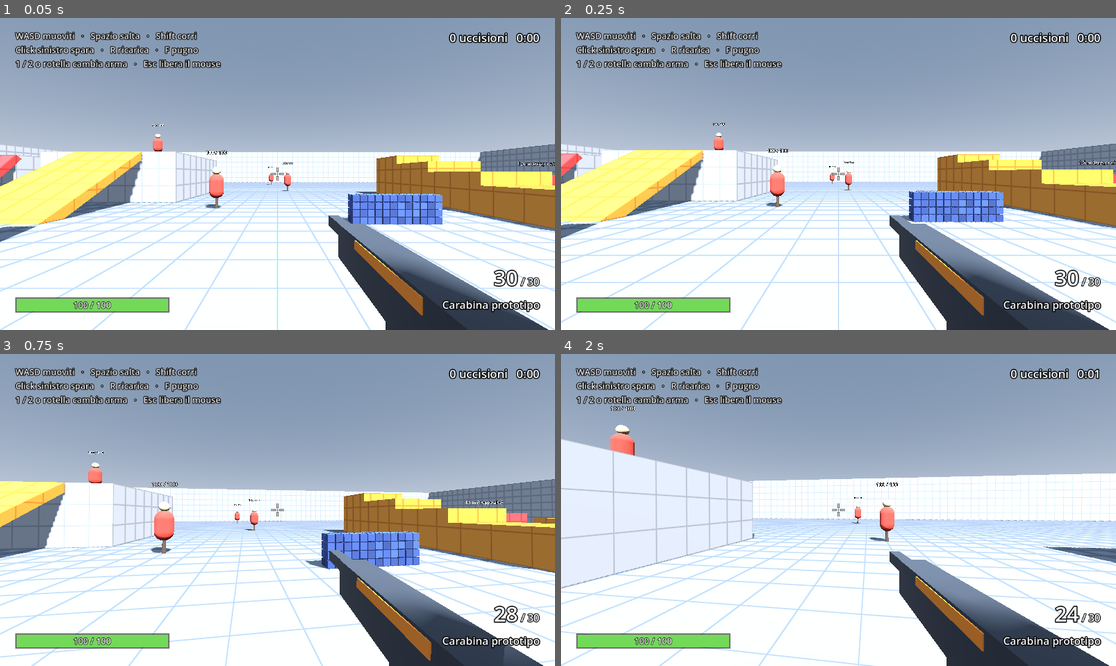
Above: before the commit, frames 1-4 (two rows, left to right).
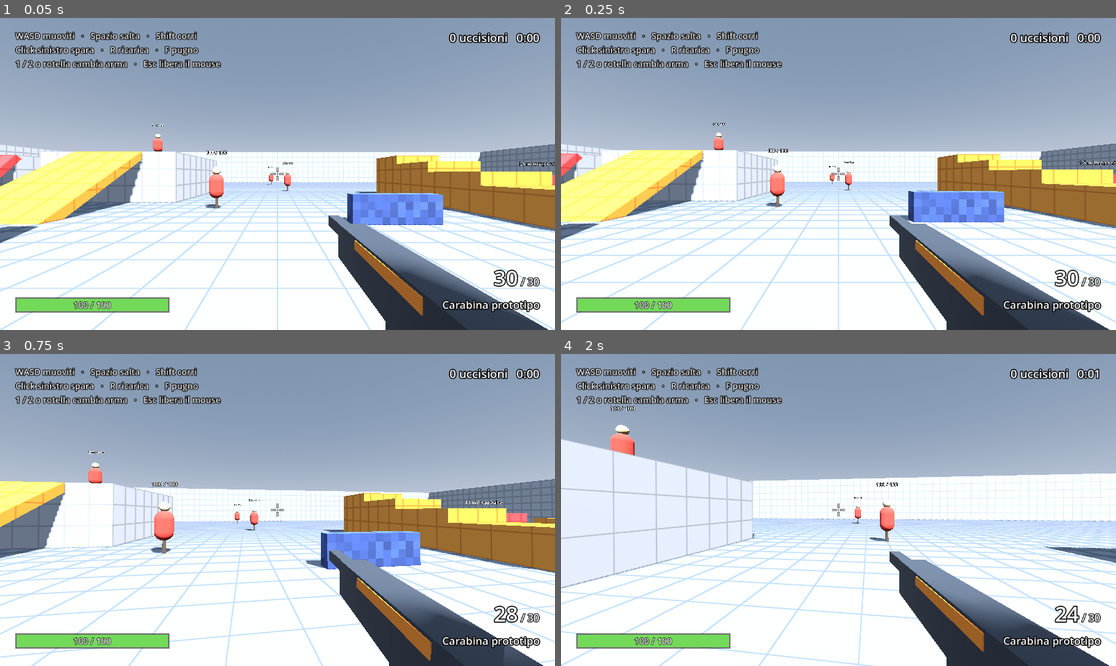
Above: after the commit, the same moments.

Repository: AntoSeguino2018/Project-Zombie
Game: Godot game, scene res://game/levels/test_level.tscn
Same seed, same stepped clock (60 frames per second), same inputs: the game is played once before the commit and once after it.
Inputs (mouse positions are in pixels of both pictures, inside the frame that each line leads up to):
- Up to frame 1 (0.05 s): no input
- Up to frame 2 (0.25 s): no input
- Up to frame 3 (0.75 s): tap Enter at 0.5 s; move the mouse to (305, 510) at 0.52 s; press the mouse at (305, 510) at 0.53 s; hold W (move_forward) from 0.53 s (still down)
- Up to frame 4 (2 s): keep holding W (move_forward); tap Space (jump) at 0.77, 1.52 s; move the mouse to (810, 510) at 1.27 s; release the mouse at (810, 510) at 1.28 s; tap F (melee) at 1.35 s

The runs differ from the first frame. In frame 1, 0.5% of the frame differs, in the area x 0-80%, y 56-73%; in frame 2, 0.4%; in frame 3, 0.4%; in frame 4, nothing differs.

Commit message:
Distruttibilità: muri compatti e macerie spostabili per 10 s
- Blocchi senza fessure: il muro sembra compatto, i blocchi si distinguono
  solo dalle sfumature
- I pezzi restano fisici per 10 s dopo aver toccato terra: giocatori e zombie
  li spingono camminando (senza esserne bloccati), le esplosioni li
  rilanciano; poi diventano macerie immobili e permanenti
- Fino a 300 pezzi fisici insieme; creazione e trasformazione in macerie
  distribuite su più tick

Co-Authored-By: Claude Opus 5.5 <noreply@anthropic.com>

Diff:
--- a/game/levels/destructible/destructible_blocks.gd
+++ b/game/levels/destructible/destructible_blocks.gd
@@ -41,8 +41,9 @@
 	set(value):
 		color_variation = value
 		_rebuild()
-## Fessura visibile tra i blocchi, in metri.
-@export var gap := 0.03:
+## Fessura visibile tra i blocchi, in metri (0 = muro compatto; i blocchi si
+## distinguono solo dalle sfumature di colore).
+@export var gap := 0.0:
 	set(value):
 		gap = value
 		_rebuild()
@@ -282,7 +283,7 @@
 		return false
 	var piece_color := color * (1.0 + randf_range(-color_variation, color_variation))
 	piece_color.a = 1.0
-	return RubbleField.of(self).spawn(Transform3D(global_basis, at), block_size * 0.9, piece_color, velocity)
+	return RubbleField.of(self).spawn(Transform3D(global_basis, at), block_size * 0.95, piece_color, velocity)
 
 
 ## Nuvola di polvere per i blocchi che non diventano detriti.
--- a/game/levels/destructible/rubble_field.gd
+++ b/game/levels/destructible/rubble_field.gd
@@ -1,34 +1,41 @@
 class_name RubbleField
 extends Node3D
-## Macerie del livello. I pezzi delle strutture distrutte volano come corpi
-## fisici; quando si fermano diventano macerie permanenti, disegnate tutte
-## insieme (MultiMesh) e senza più costo per la fisica. Così restano a terra
-## per sempre senza appesantire il gioco.
+## Macerie del livello. I pezzi delle strutture distrutte sono corpi fisici:
+## volano, cadono e, dopo aver toccato terra, restano spostabili per
+## SETTLE_TIME secondi (giocatori e zombie li spingono camminando, le
+## esplosioni li rilanciano). Poi diventano macerie immobili e permanenti,
+## disegnate tutte insieme (MultiMesh) senza più costo per la fisica.
 ## Ce n'è una per livello, creata alla prima distruzione: RubbleField.of(nodo).
-## Le macerie ferme sono solo visive: giocatori e zombie ci passano attraverso,
-## come già succede con i pezzi in volo.
+## I pezzi non bloccano mai giocatori e zombie: ci passano attraverso spingendoli.
 
-## Pezzi in volo al massimo nello stesso momento (contando quelli in coda).
-const MAX_FLYING := 160
+## Pezzi fisici al massimo nello stesso momento (contando quelli in coda).
+const MAX_ACTIVE := 300
 ## Pezzi creati al massimo per tick: un grosso crollo si distribuisce su qualche
 ## tick invece di bloccare un singolo frame.
 const SPAWN_PER_TICK := 30
+## Pezzi trasformati in macerie al massimo per tick, per lo stesso motivo.
+const SETTLE_PER_TICK := 30
+## Secondi in cui un pezzo resta spostabile dopo aver toccato terra.
+const SETTLE_TIME := 10.0
+## Un pezzo che non tocca mai nulla (es. incastrato in aria) si ferma comunque dopo
+## questi secondi.
+const MAX_LIFETIME := 30.0
 ## Macerie ferme per ogni MultiMesh; quando è piena se ne crea un'altra.
 const BATCH_SIZE := 2048
-## Un pezzo si considera fermo sotto questa velocità, in m/s...
-const REST_SPEED := 0.15
-## ...e comunque diventa maceria dopo questi secondi di volo.
-const MAX_FLIGHT_TIME := 6.0
 ## Sotto questa quota il pezzo è caduto fuori dal livello: non diventa maceria.
 const LOST_HEIGHT := -50.0
+## I pezzi urtano il mondo e vengono spinti da giocatori e zombie (che invece
+## non urtano i pezzi). Tra loro non si urtano, per non appesantire la fisica.
+const PIECE_MASK := 1 | 2 | 4
 
-## Pezzi in volo: [corpo, colore, lato, secondi di volo].
-var _flying: Array = []
+## Pezzi fisici: [corpo, colore, lato, secondi di vita, secondi da quando ha
+## toccato terra (-1 = non ancora)].
+var _active: Array = []
 ## Pezzi in attesa di essere creati: [trasformazione, lato, colore, velocità].
 var _pending: Array = []
 ## Lato del pezzo -> MultiMeshInstance3D delle macerie ferme di quel lato.
 var _batches := {}
-## Colore -> materiale dei pezzi in volo (pochi colori, materiali condivisi).
+## Colore -> materiale dei pezzi fisici (pochi colori, materiali condivisi).
 var _materials := {}
 
 
@@ -44,14 +51,15 @@
 
 
 func can_spawn() -> bool:
-	return _flying.size() + _pending.size() < MAX_FLYING
+	return _active.size() + _pending.size() < MAX_ACTIVE
 
 
-## Pezzi in volo, compresi quelli in coda.
-func flying_count() -> int:
-	return _flying.size() + _pending.size()
+## Pezzi ancora fisici (in volo o spostabili a terra), compresi quelli in coda.
+func active_count() -> int:
+	return _active.size() + _pending.size()
 
 
+## Macerie diventate immobili.
 func rubble_count() -> int:
 	var total := 0
 	for batches in _batches.values():
@@ -61,7 +69,7 @@
 
 
 ## Lancia un pezzo cubico di lato size dalla posizione e rotazione indicate
-## (entro pochi tick). Restituisce falso se ci sono già troppi pezzi in volo.
+## (entro pochi tick). Restituisce falso se ci sono già troppi pezzi fisici.
 func spawn(start: Transform3D, size: float, color: Color, velocity: Vector3) -> bool:
 	if not can_spawn():
 		return false
@@ -69,11 +77,28 @@
 	return true
 
 
+## Spinge via dal centro i pezzi ancora fisici entro radius (esplosioni):
+## velocità speed vicino al centro, sempre meno verso il bordo.
+func push_sphere(center: Vector3, radius: float, speed: float) -> void:
+	for item in _active:
+		var body: RigidBody3D = item[0]
+		var offset := body.global_position - center
+		var distance := offset.length()
+		if distance > radius:
+			continue
+		var away := offset / distance if distance > 0.01 else Vector3.UP
+		# Un impulso sveglia anche i pezzi fermi (una velocità impostata a mano no).
+		body.apply_central_impulse((away + Vector3.UP * 0.5) * speed * (1.0 - distance / radius) * body.mass)
+
+
 func _create_piece(start: Transform3D, size: float, color: Color, velocity: Vector3) -> void:
 	var body := RigidBody3D.new()
 	body.collision_layer = DestructibleBlocks.LAYER_DEBRIS
-	body.collision_mask = DestructibleBlocks.LAYER_WORLD
+	body.collision_mask = PIECE_MASK
 	body.mass = 1.0
+	# Serve per sapere quando tocca terra.
+	body.contact_monitor = true
+	body.max_contacts_reported = 1
 	var shape := CollisionShape3D.new()
 	shape.shape = BoxShape3D.new()
 	shape.shape.size = Vector3.ONE * size
@@ -88,31 +113,36 @@
 	body.global_transform = start
 	body.linear_velocity = velocity
 	body.angular_velocity = Vector3(randf_range(-6.0, 6.0), randf_range(-6.0, 6.0), randf_range(-6.0, 6.0))
-	_flying.append([body, color, size, 0.0])
+	_active.append([body, color, size, 0.0, -1.0])
 
 
 func _physics_process(delta: float) -> void:
 	for n in mini(SPAWN_PER_TICK, _pending.size()):
 		var piece: Array = _pending.pop_front()
 		_create_piece(piece[0], piece[1], piece[2], piece[3])
-	for i in range(_flying.size() - 1, -1, -1):
-		var item: Array = _flying[i]
+	var settled := 0
+	for i in range(_active.size() - 1, -1, -1):
+		var item: Array = _active[i]
 		var body: RigidBody3D = item[0]
 		item[3] += delta
-		var resting: bool = item[3] > 0.5 and (body.sleeping or (body.linear_velocity.length() < REST_SPEED
-				and body.angular_velocity.length() < REST_SPEED * 4.0))
-		if resting or item[3] > MAX_FLIGHT_TIME or body.global_position.y < LOST_HEIGHT:
-			if body.global_position.y >= LOST_HEIGHT:
+		if item[4] < 0.0 and body.get_contact_count() > 0:
+			item[4] = 0.0
+		elif item[4] >= 0.0:
+			item[4] += delta
+		var lost := body.global_position.y < LOST_HEIGHT
+		if (item[4] >= SETTLE_TIME or item[3] >= MAX_LIFETIME or lost) and settled < SETTLE_PER_TICK:
+			settled += 1
+			if not lost:
 				_add_rubble(body.global_transform, item[2], item[1])
 			body.queue_free()
-			_flying.remove_at(i)
+			_active.remove_at(i)
 
 
 func _add_rubble(where: Transform3D, size: float, color: Color) -> void:
 	var multimesh := _batch_for(size).multimesh
 	var i := multimesh.visible_instance_count
 	multimesh.set_instance_transform(i, where)
-	# I colori delle istanze vengono letti come lineari: stessa tinta dei pezzi in volo.
+	# I colori delle istanze vengono letti come lineari: stessa tinta dei pezzi fisici.
 	multimesh.set_instance_color(i, color.srgb_to_linear())
 	multimesh.visible_instance_count = i + 1
 
--- a/game/weapons/projectile.gd
+++ b/game/weapons/projectile.gd
@@ -95,6 +95,8 @@
 	# Le strutture distruttibili controllano da sole quali blocchi sono nel raggio.
 	for structure: DestructibleBlocks in get_tree().get_nodes_in_group("destructibles"):
 		structure.damage_sphere(center, _data.explosion_radius, _data.explosion_damage, 8.0)
+	# Le macerie ancora spostabili vengono rilanciate.
+	RubbleField.of(self).push_sphere(center, _data.explosion_radius * 1.5, 10.0)
 	var hit_bodies := {}
 	for result in get_world_3d().direct_space_state.intersect_shape(params, 128):
 		var body: Node3D = result.collider
Not shown, changed: DESIGN.md
